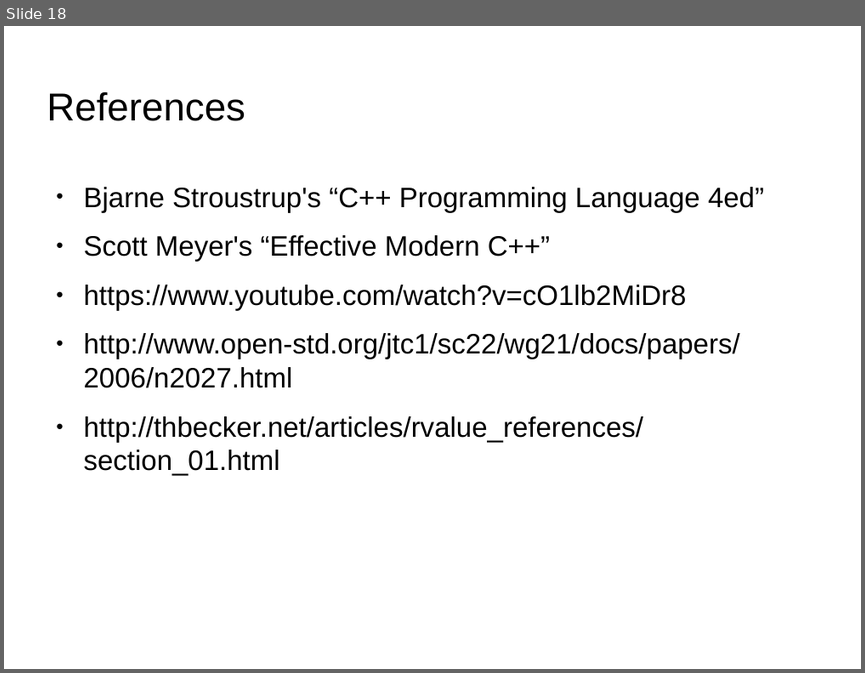
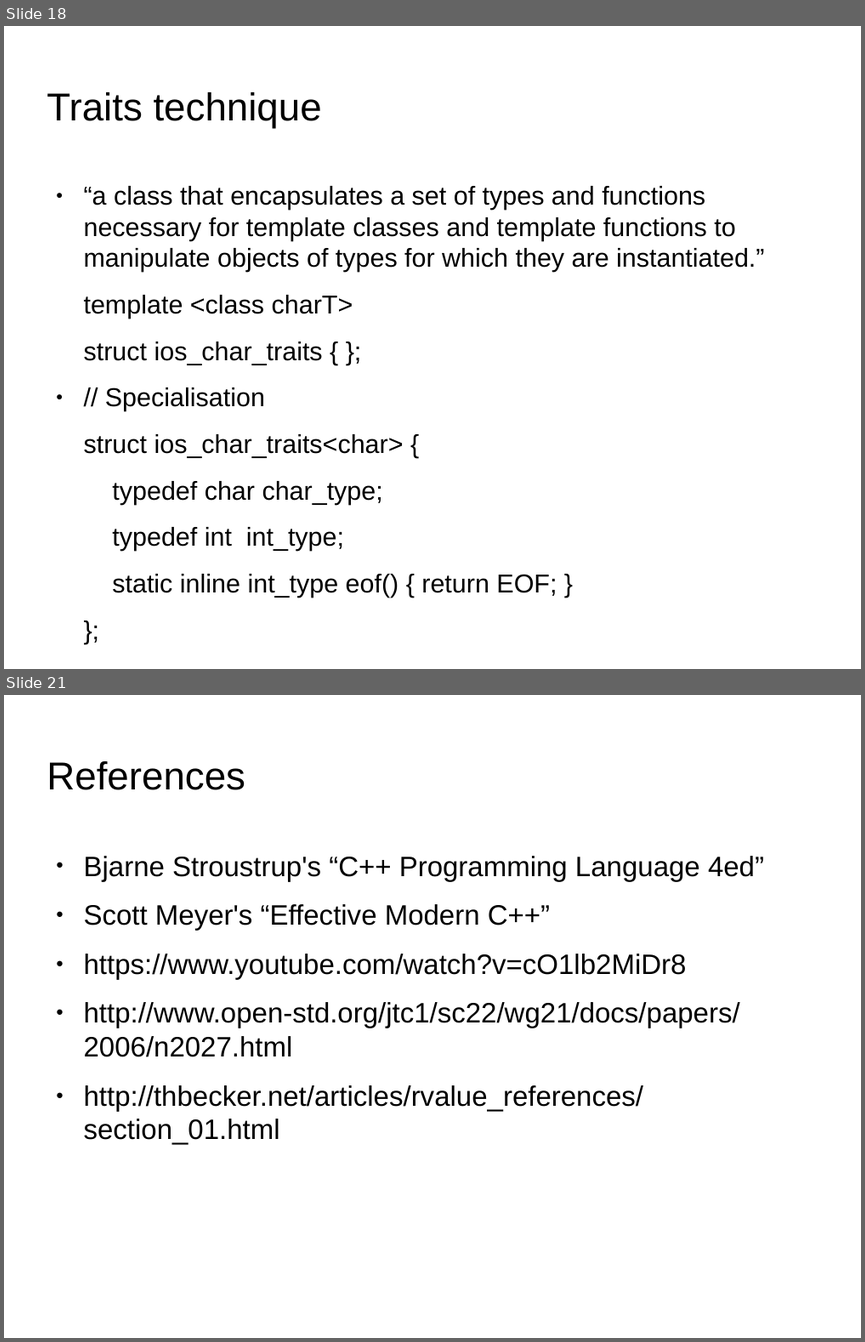
Before and after one commit to kks32/cpp-software-development, a slide deck: Ex_17_RTTI_Metaprogramming_Traits/Ex_17_RTTI_Metaprogramming_Traits.odp. Shown one above the other, each under a label of ours: slide 18 before the commit, slides 18 and 21 after it; the slides between them are not shown. The pictures are 865x673 and 865x1342 pixels, drawn with LibreOffice and Linux fonts; fonts in the diff are those of the drawing; background and template pictures are left out. Boxes give left, top, right and bottom in pixels: in the first picture for what was removed or moved away, otherwise in the second. Text is boxed around its words. In the diff, an @@ line names an element or a change of style, - is before the commit and + after.

Commit message:
Traits

```diff
--- a/Ex_17_RTTI_Metaprogramming_Traits/Ex_17_RTTI_Metaprogramming_Traits.odp
+++ b/Ex_17_RTTI_Metaprogramming_Traits/Ex_17_RTTI_Metaprogramming_Traits.odp
@@ slide 18 added at [4,26,861,669], background picture (left out) @@
@@ title added at [46,92,322,129], 36 pt, text #000000 @@
+Traits technique
@@ text added at [84,186,764,597], 24.1 pt, text #000000 @@
+● “a class that encapsulates a set of types and functions necessary for template classes and template functions to manipulate objects of types for which they are instantiated.”
+template <class charT>
+struct ios_char_traits { };
+● // Specialisation
+struct ios_char_traits<char> {
+typedef char char_type;
+typedef int int_type;
+static inline int_type eof() { return EOF; }
+};
@@ what was slide 18 is now slide 21 @@
```
Also in this commit, not shown: 2 other slides added.
